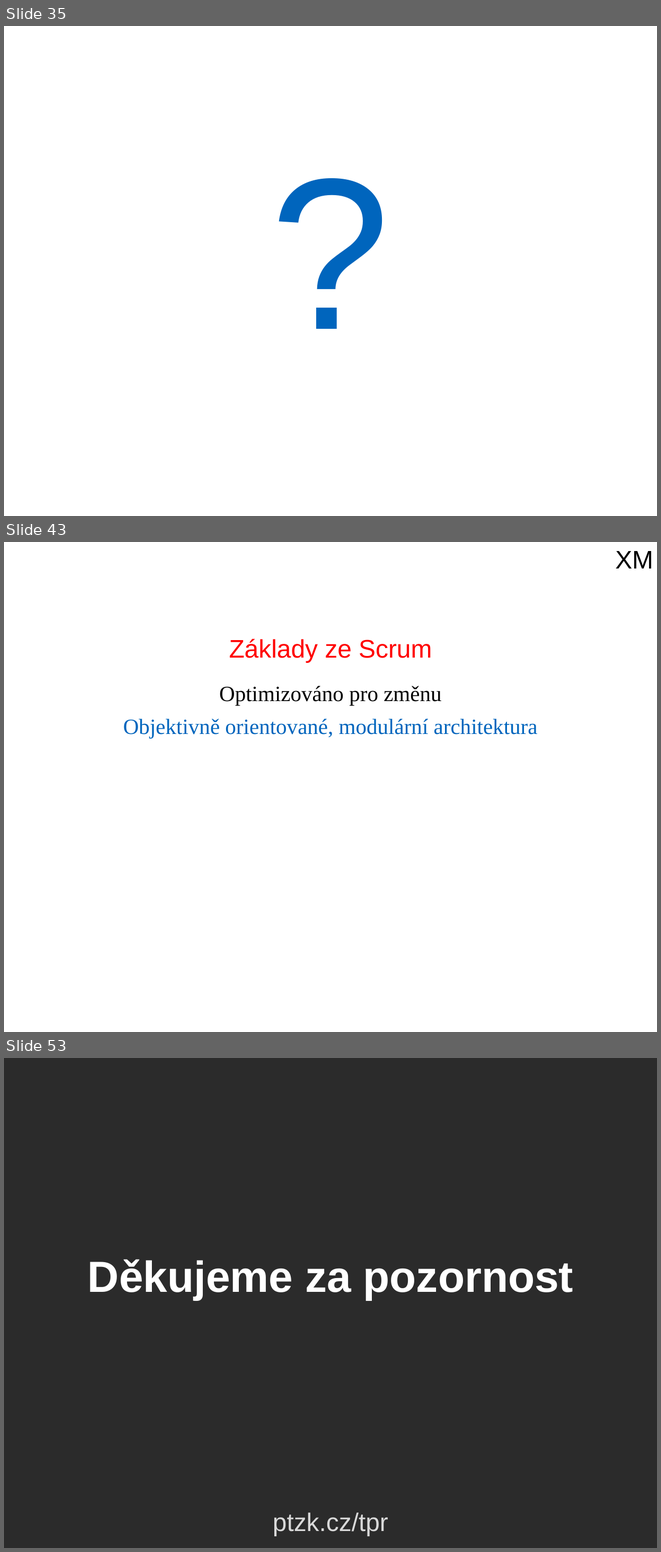
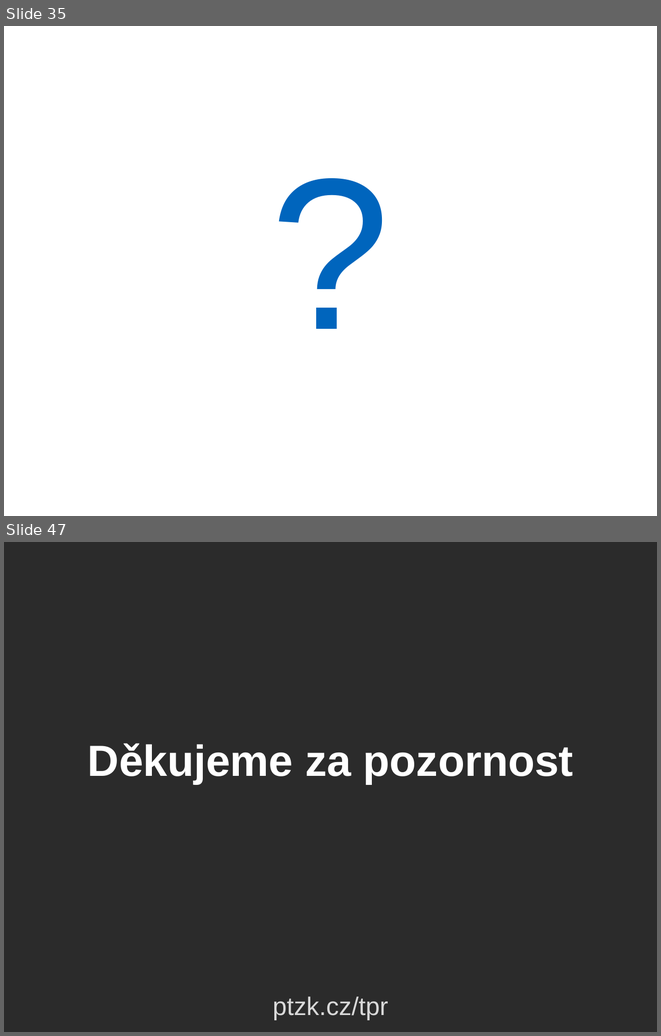
Before and after one commit to ZiipSi/tpr, a slide deck: source/files/prezentace_sem.pptx. Shown one above the other, each under a label of ours: slides 35, 43 and 53 before the commit, slides 35 and 47 after it; the slides between them are not shown. The pictures are 661x1552 and 661x1036 pixels, drawn with LibreOffice and Linux fonts; fonts in the diff are those of the drawing; background and template pictures are left out; a plain dark background stands for a picture behind light text. Boxes give left, top, right and bottom in pixels: in the first picture for what was removed or moved away, otherwise in the second. Text is boxed around its words. In the diff, an @@ line names an element or a change of style, - is before the commit and + after.

Commit message:
upravená seminární prezentace, scrum jen na jeden slide, napsány principy

```diff
--- a/source/files/prezentace_sem.pptx
+++ b/source/files/prezentace_sem.pptx
@@ slide 43 removed at box(4, 542, 657, 1032), background #FFFFFF @@
@@ text removed at box(615, 551, 653, 568) @@
-XM
@@ text removed at box(229, 638, 432, 662) @@
-Základy ze Scrum
@@ text removed at box(123, 686, 538, 738) @@
-Optimizováno pro změnu
-Objektivně orientované, modulární architektura
@@ what was slide 53 is now slide 47 @@
```
Also in this commit, not shown: 9 slides changed, 2 slides added, 7 other slides removed, 1 other file.
